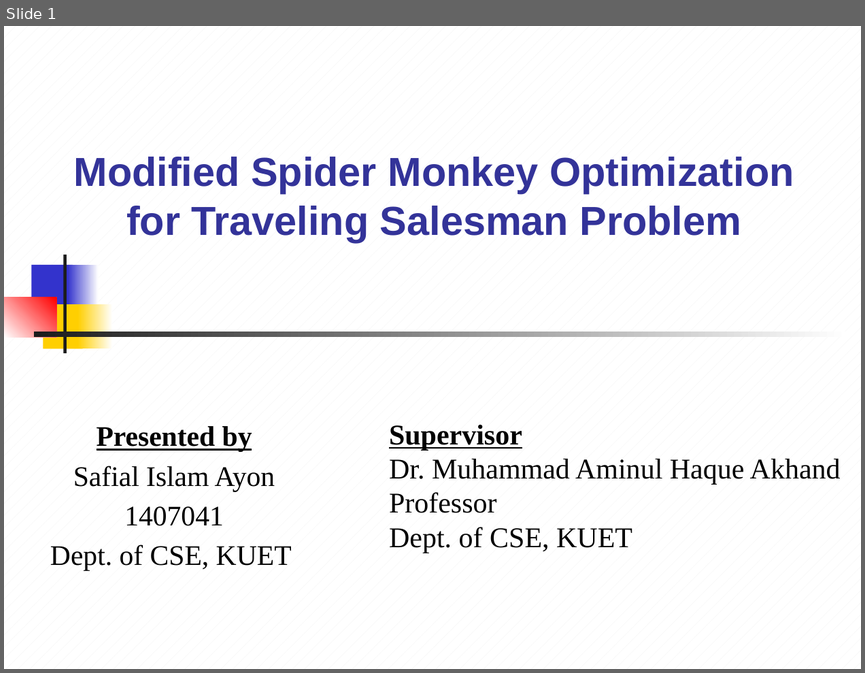
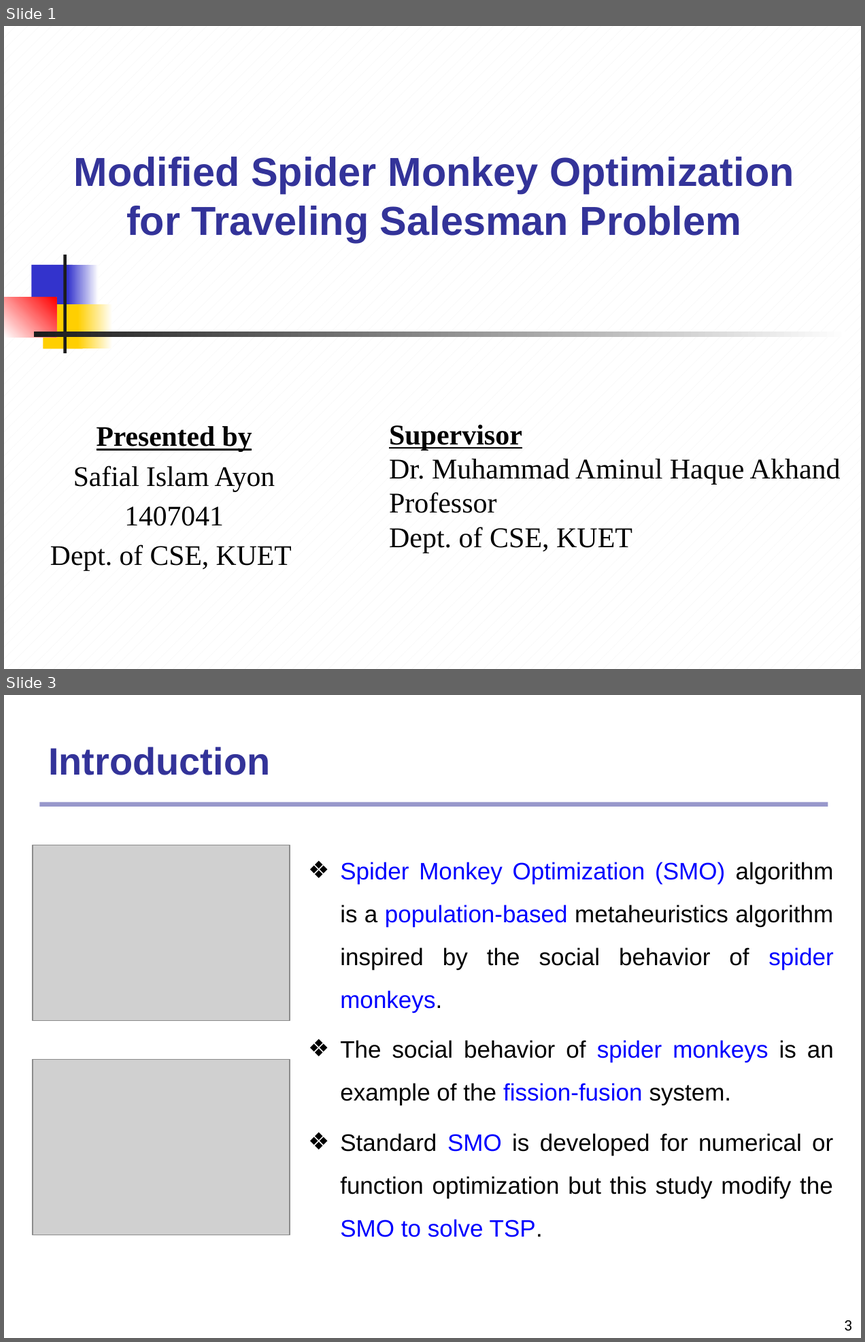
Before and after one commit to SafialIslam302/Thesis---Modified-SMO-to-Solve-TSP, a slide deck: 1407041 - Modified SMO to Solve TSP.pptx. Shown one above the other, each under a label of ours: slide 1 before the commit, slides 1 and 3 after it; the slides between them are not shown. The pictures are 865x673 and 865x1342 pixels, drawn with LibreOffice and Linux fonts; fonts in the diff are those of the drawing; grey boxes stand for pictures. Boxes give left, top, right and bottom in pixels: in the first picture for what was removed or moved away, otherwise in the second. Text is boxed around its words. In the diff, an @@ line names an element or a change of style, - is before the commit and + after.

```diff
--- a/1407041 - Modified SMO to Solve TSP.pptx
+++ b/1407041 - Modified SMO to Solve TSP.pptx
@@ slide 3 added at (x1=4, y1=695, x2=861, y2=1338), background #FFFFFF @@
@@ title added at (x1=48, y1=747, x2=270, y2=775), 32 pt, text #333399, bold @@
+Introduction
@@ rectangle added at (x1=40, y1=802, x2=828, y2=807), fill #333399 at 50% opacity @@
@@ picture added at (x1=33, y1=845, x2=290, y2=1021) @@
@@ text added at (x1=340, y1=862, x2=834, y2=1237), 20 pt, text #000000 @@
+❖ Spider Monkey Optimization (SMO) algorithm is a population-based metaheuristics algorithm inspired by the social behavior of spider monkeys.
+❖ The social behavior of spider monkeys is an example of the fission-fusion system.
+❖ Standard SMO is developed for numerical or function optimization but this study modify the SMO to solve TSP.
@@ picture added at (x1=33, y1=1059, x2=290, y2=1235) @@
@@ page number added at (x1=844, y1=1320, x2=853, y2=1331), 12 pt, text #000000 @@
+3
```
Also in this commit, not shown: 18 slides changed, 3 other slides added, 1 other file.
